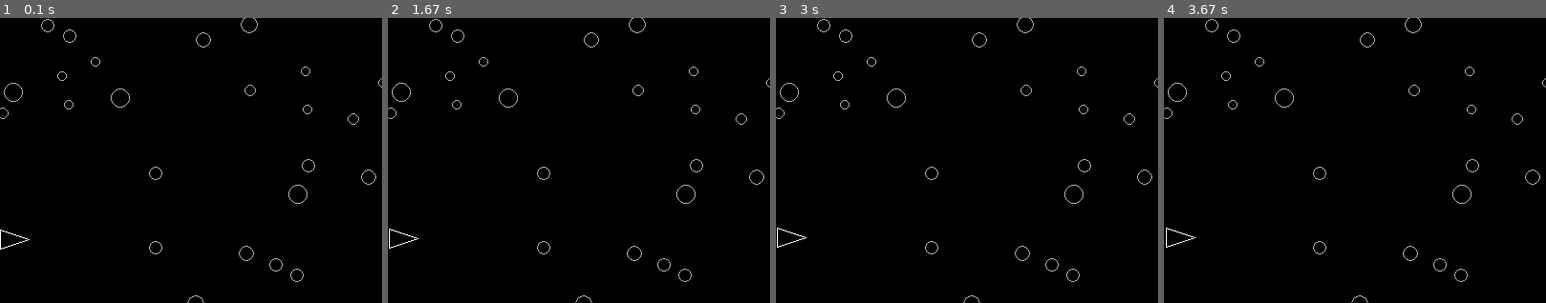
Above: before the commit, frames 1-4 (left to right).
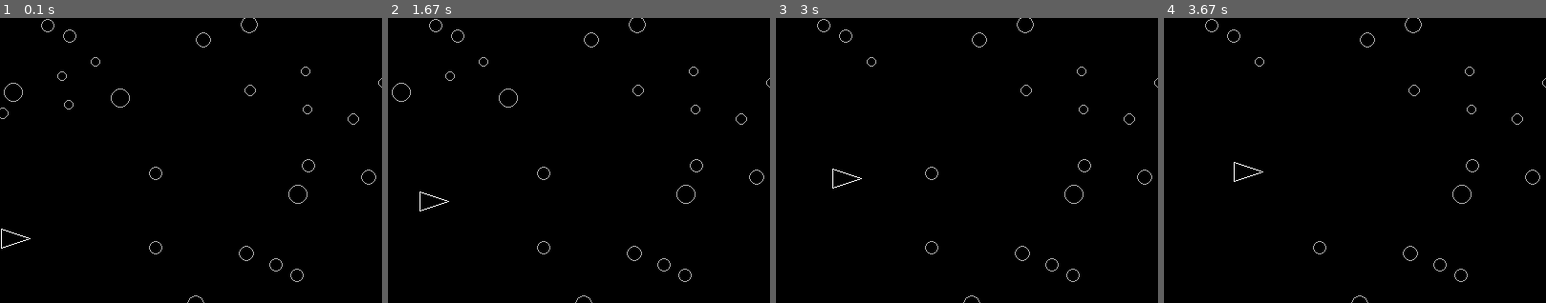
Above: after the commit, the same moments.

Repository: ilvrak/asteroid-blaster
Game: pygame game, started from asteroid-blaster.py
Two runs of this game, one before a commit and one after it. Both use one fixed random seed, a clock stepped at 60 frames per second and the inputs below.
Inputs:
- Up to frame 1 (0.1 s): no input
- Up to frame 2 (1.67 s): no input
- Up to frame 3 (3 s): no input
- Up to frame 4 (3.67 s): no input
The pictures show only the part of the screen within x 0-50%, y 13-63%; the shares and areas given below are measured in that part.

The runs differ from the first frame. In frame 1, 0.1% of the frame differs, in the area x 0-8%, y 73-82%; in frame 2, 0.2%; in frame 3, 0.3%; in frame 4, 0.3%, in the area x 0-43%, y 18-81%.

Commit message:
laser is visible

Diff:
--- a/asteroid-blaster.py
+++ b/asteroid-blaster.py
@@ -23,7 +23,7 @@
 rotation_speed = 1
 
 # Количество пикселей, на которое корабль сдвигается по X за одну итерацию
-move_increment = 0.01
+move_increment = 1
 
 # Параметры лазера
 laser_width = 1
@@ -86,11 +86,14 @@
         if distance < 100:
             # Рисование лазера
             pygame.draw.line(screen, laser_color, ship_nose, (asteroid_x, asteroid_y), laser_width)
+
+            # Удаление астероида
             asteroids.remove(asteroid)
 
 
     # Обновление экрана
     pygame.display.flip()
+    pygame.time.delay(50)
 
 # Завершение программы
 pygame.quit()
